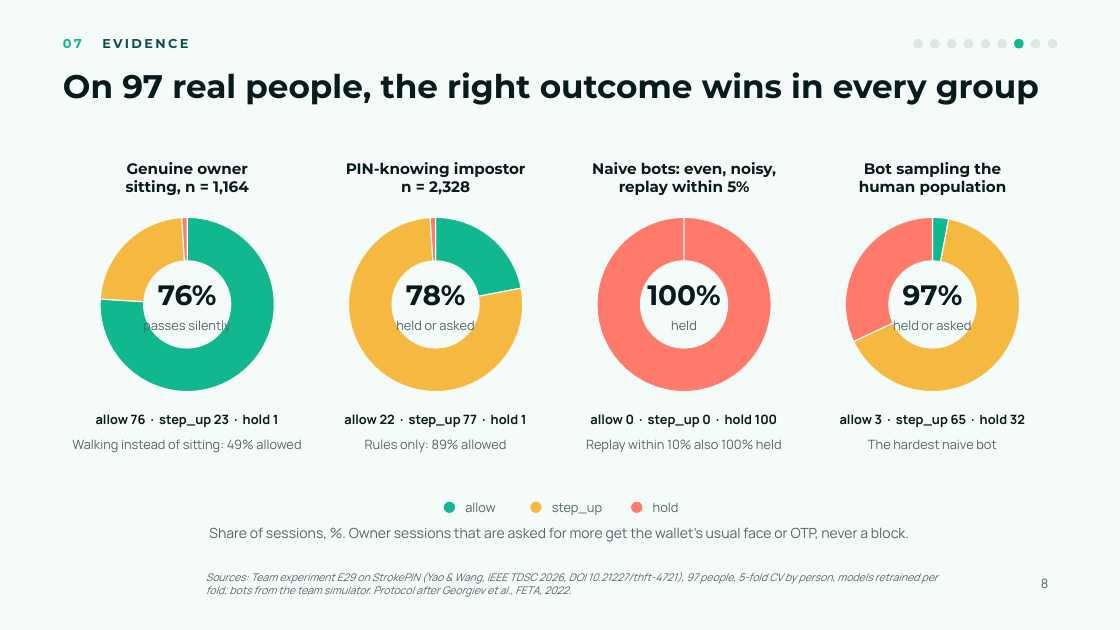
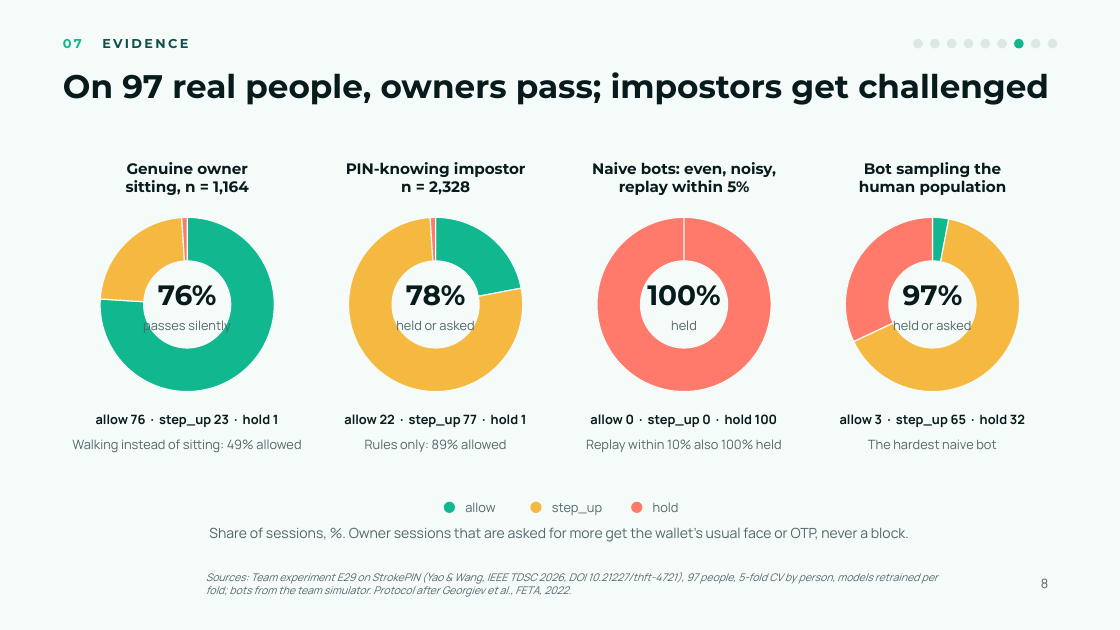
Before and after one commit to Odylytics/Innate_Odylytics, a slide deck: slide 8 of submission/Slide/Innate-slides.pptx. Drawn at 1120x630 pixels with LibreOffice and Linux fonts; fonts in the diff are those of the drawing; background and template pictures are left out. Boxes give left, top, right and bottom in pixels: in the first picture for what was removed or moved away, otherwise in the second. Text is boxed around its words. In the diff, an @@ line names an element or a change of style, - is before the commit and + after.

```diff
--- a/submission/Slide/Innate-slides.pptx
+++ b/submission/Slide/Innate-slides.pptx
@@ title at (x1=63, y1=72, x2=1049, y2=105): text changed @@
-On 97 real people, the right outcome wins in every group
+On 97 real people, owners pass; impostors get challenged
```
Also in this commit, not shown: 2 other slides changed, 5 other files.
